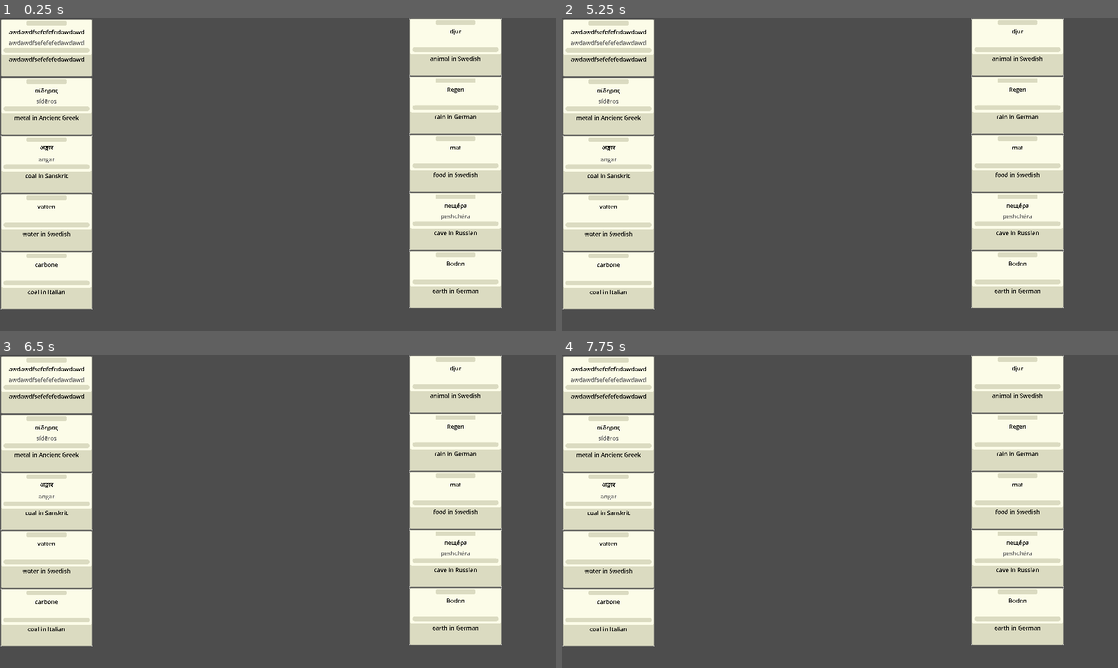
Above: before the commit, frames 1-4 (two rows, left to right).
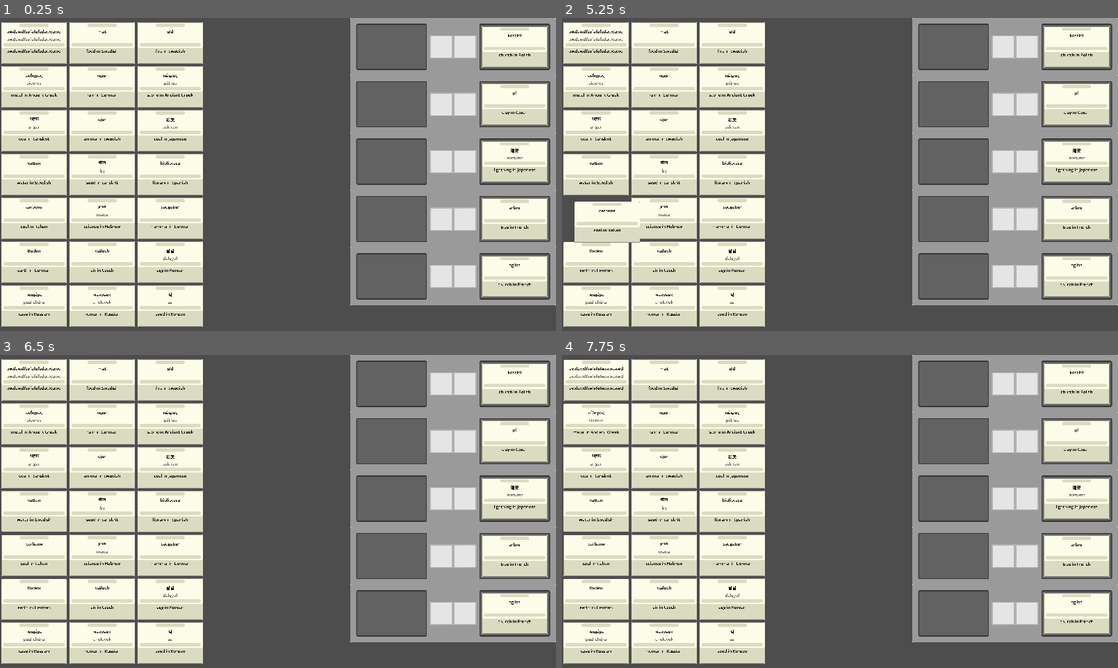
Above: after the commit, the same moments.

Repository: Team-Blackbird/Team-BlackBird
Game: Godot game, scene res://scenes/main.tscn
Same seed, same stepped clock (60 frames per second), same inputs: the game is played once before the commit and once after it.
Inputs (mouse positions are in pixels of both pictures, inside the frame that each line leads up to):
- Up to frame 1 (0.25 s): no input
- Up to frame 2 (5.25 s): tap Enter at 0.5, 2, 3.5 s; move the mouse to (1017, 46) at 0.52 s; click (1017, 46) at 0.67 s; tap Space at 1.25, 2.75, 4.25 s; move the mouse to (1017, 105) at 1.27 s; click (1017, 105) at 1.42 s; move the mouse to (1017, 161) at 2.02 s; click (1017, 161) at 2.17 s; move the mouse to (1017, 221) at 2.77 s; click (1017, 221) at 2.92 s; move the mouse to (1017, 280) at 3.52 s; click (1017, 280) at 3.67 s; move the mouse to (606, 280) at 4.27 s; click (606, 280) at 4.42 s; move the mouse to (606, 221) at 5.02 s; click (606, 221) at 5.17 s
- Up to frame 3 (6.5 s): move the mouse to (44, 502) at 5.77 s; click (44, 502) at 5.92 s
- Up to frame 4 (7.75 s): move the mouse to (606, 442) at 6.52 s; click (606, 442) at 6.67 s; move the mouse to (606, 386) at 7.27 s; click (606, 386) at 7.42 s

The runs differ from the first frame. In frame 1, 51% of the frame differs, in the area x 0-100%, y 0-99%; in frame 2, 51%; in frame 3, 51%; in frame 4, 51%.
Error in both runs: Invalid access to property or key 'word' on a base object of type 'Nil'. (res://scripts/cards.gd:22)

Commit message:
Clean up board some more

Diff:
--- a/scenes/cards.tscn
+++ b/scenes/cards.tscn
@@ -4,13 +4,13 @@
 [ext_resource type="Script" path="res://scripts/cards.gd" id="2_xcpht"]
 
 [sub_resource type="RectangleShape2D" id="RectangleShape2D_k3olv"]
-size = Vector2(373, 232)
+size = Vector2(265.715, 165.714)
 
 [node name="cards" type="Node2D"]
 script = ExtResource("2_xcpht")
 
 [node name="Sprite2D" type="Sprite2D" parent="."]
-scale = Vector2(0.07, 0.07)
+scale = Vector2(0.05, 0.05)
 texture = ExtResource("1_3ifsu")
 
 [node name="Word" type="RichTextLabel" parent="Sprite2D"]
@@ -63,7 +63,7 @@
 collision_layer = 2
 
 [node name="CollisionShape2D" type="CollisionShape2D" parent="Area2D"]
-position = Vector2(0.499989, 0)
+position = Vector2(1.90735e-05, 2.72478e-06)
 scale = Vector2(0.999999, 0.999999)
 shape = SubResource("RectangleShape2D_k3olv")
 
--- a/scenes/main.tscn
+++ b/scenes/main.tscn
@@ -15,61 +15,109 @@
 script = ExtResource("2_8r5wt")
 
 [node name="placeable area5" parent="player cards" instance=ExtResource("1_g81ut")]
-position = Vector2(134, 755)
+position = Vector2(98, 576)
 
 [node name="placeable area4" parent="player cards" instance=ExtResource("1_g81ut")]
-position = Vector2(134, 588)
+position = Vector2(98, 450)
 
 [node name="placeable area3" parent="player cards" instance=ExtResource("1_g81ut")]
-position = Vector2(134, 421)
+position = Vector2(98, 324)
 
 [node name="placeable area2" parent="player cards" instance=ExtResource("1_g81ut")]
-position = Vector2(134, 254)
+position = Vector2(98, 198)
 
 [node name="placeable area" parent="player cards" instance=ExtResource("1_g81ut")]
-position = Vector2(134, 86)
+position = Vector2(98, 72)
+
+[node name="placeable area6" parent="player cards" instance=ExtResource("1_g81ut")]
+position = Vector2(294, 324)
+
+[node name="placeable area7" parent="player cards" instance=ExtResource("1_g81ut")]
+position = Vector2(294, 198)
+
+[node name="placeable area8" parent="player cards" instance=ExtResource("1_g81ut")]
+position = Vector2(294, 72)
+
+[node name="placeable area9" parent="player cards" instance=ExtResource("1_g81ut")]
+position = Vector2(98, 828)
+
+[node name="placeable area10" parent="player cards" instance=ExtResource("1_g81ut")]
+position = Vector2(98, 702)
+
+[node name="placeable area11" parent="player cards" instance=ExtResource("1_g81ut")]
+position = Vector2(294, 828)
+
+[node name="placeable area12" parent="player cards" instance=ExtResource("1_g81ut")]
+position = Vector2(294, 702)
+
+[node name="placeable area13" parent="player cards" instance=ExtResource("1_g81ut")]
+position = Vector2(294, 576)
+
+[node name="placeable area14" parent="player cards" instance=ExtResource("1_g81ut")]
+position = Vector2(294, 450)
+
+[node name="placeable area15" parent="player cards" instance=ExtResource("1_g81ut")]
+position = Vector2(490, 324)
+
+[node name="placeable area16" parent="player cards" instance=ExtResource("1_g81ut")]
+position = Vector2(490, 198)
+
+[node name="placeable area17" parent="player cards" instance=ExtResource("1_g81ut")]
+position = Vector2(490, 72)
+
+[node name="placeable area18" parent="player cards" instance=ExtResource("1_g81ut")]
+position = Vector2(490, 828)
+
+[node name="placeable area19" parent="player cards" instance=ExtResource("1_g81ut")]
+position = Vector2(490, 702)
+
+[node name="placeable area20" parent="player cards" instance=ExtResource("1_g81ut")]
+position = Vector2(490, 576)
+
+[node name="placeable area21" parent="player cards" instance=ExtResource("1_g81ut")]
+position = Vector2(490, 450)
 
 [node name="Node2D" type="Node2D" parent="."]
 script = ExtResource("3_cu4ck")
 
 [node name="Label" parent="Node2D" instance=ExtResource("3_omlem")]
-offset_left = 1124.0
-offset_top = 84.0
-offset_right = 1198.0
-offset_bottom = 107.0
+offset_left = 1304.0
+offset_top = 83.0
+offset_right = 1378.0
+offset_bottom = 106.0
 metadata/_edit_use_anchors_ = true
 
 [node name="Label2" parent="Node2D" instance=ExtResource("3_omlem")]
-offset_left = 1124.0
-offset_top = 251.0
-offset_right = 1198.0
-offset_bottom = 300.0
+offset_left = 1304.0
+offset_top = 248.0
+offset_right = 1378.0
+offset_bottom = 297.0
 metadata/_edit_use_anchors_ = true
 
 [node name="Label3" parent="Node2D" instance=ExtResource("3_omlem")]
-offset_left = 1124.0
-offset_top = 418.0
-offset_right = 1198.0
-offset_bottom = 467.0
+offset_left = 1304.0
+offset_top = 413.0
+offset_right = 1378.0
+offset_bottom = 462.0
 metadata/_edit_use_anchors_ = true
 
 [node name="Label4" parent="Node2D" instance=ExtResource("3_omlem")]
-offset_left = 1124.0
-offset_top = 585.0
-offset_right = 1198.0
-offset_bottom = 634.0
+offset_left = 1304.0
+offset_top = 578.0
+offset_right = 1378.0
+offset_bottom = 627.0
 metadata/_edit_use_anchors_ = true
 
 [node name="Label5" parent="Node2D" instance=ExtResource("3_omlem")]
-offset_left = 1124.0
-offset_top = 752.0
-offset_right = 1198.0
-offset_bottom = 801.0
+offset_left = 1304.0
+offset_top = 743.0
+offset_right = 1378.0
+offset_bottom = 792.0
 metadata/_edit_use_anchors_ = true
 
 [node name="FinalLabel" type="Label" parent="Node2D"]
-offset_left = 1139.0
-offset_top = 856.0
-offset_right = 1193.0
-offset_bottom = 879.0
+offset_left = 1308.0
+offset_top = 853.0
+offset_right = 1362.0
+offset_bottom = 876.0
 text = "yayaya"
--- a/scenes/placeable_area.tscn
+++ b/scenes/placeable_area.tscn
@@ -3,10 +3,11 @@
 [ext_resource type="Script" path="res://scripts/placeable_area.gd" id="1_64bvj"]
 
 [sub_resource type="RectangleShape2D" id="RectangleShape2D_tw4cv"]
-size = Vector2(264, 166)
+size = Vector2(194, 125)
 
 [node name="placeable area" type="Area2D"]
 script = ExtResource("1_64bvj")
 
 [node name="CollisionShape2D" type="CollisionShape2D" parent="."]
+position = Vector2(0, 0.5)
 shape = SubResource("RectangleShape2D_tw4cv")
--- a/scenes/test.tscn
+++ b/scenes/test.tscn
@@ -1,7 +1,8 @@
-[gd_scene load_steps=3 format=3 uid="uid://bmfwrtih5tgvl"]
+[gd_scene load_steps=4 format=3 uid="uid://bmfwrtih5tgvl"]
 
 [ext_resource type="Script" path="res://scripts/label.gd" id="1_rw6tw"]
 [ext_resource type="PackedScene" uid="uid://bxelo41vclqw0" path="res://scenes/placeable_area.tscn" id="2_jullo"]
+[ext_resource type="Texture2D" uid="uid://cdu0te5pd33ov" path="res://images/Horizontal_Board_Modual.png" id="2_nx5y8"]
 
 [node name="Label" type="Label"]
 z_index = 100
@@ -10,8 +11,13 @@
 text = "yoyoyoyo"
 script = ExtResource("1_rw6tw")
 
+[node name="Sprite2D" type="Sprite2D" parent="."]
+z_index = -101
+scale = Vector2(0.05, 0.05)
+texture = ExtResource("2_nx5y8")
+
 [node name="placeable area" parent="." instance=ExtResource("2_jullo")]
-position = Vector2(-180, 0)
+position = Vector2(-177, 0)
 
 [node name="placeable area2" parent="." instance=ExtResource("2_jullo")]
-position = Vector2(187, 0)
+position = Vector2(177, 0)
